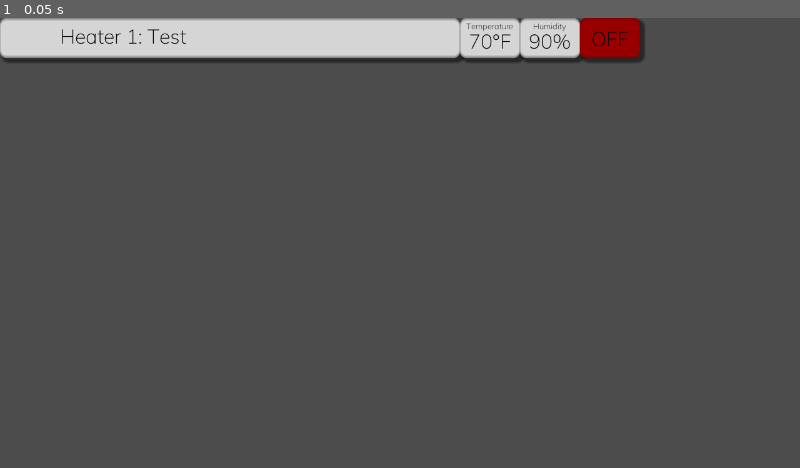
Above: before the commit, frame 1.
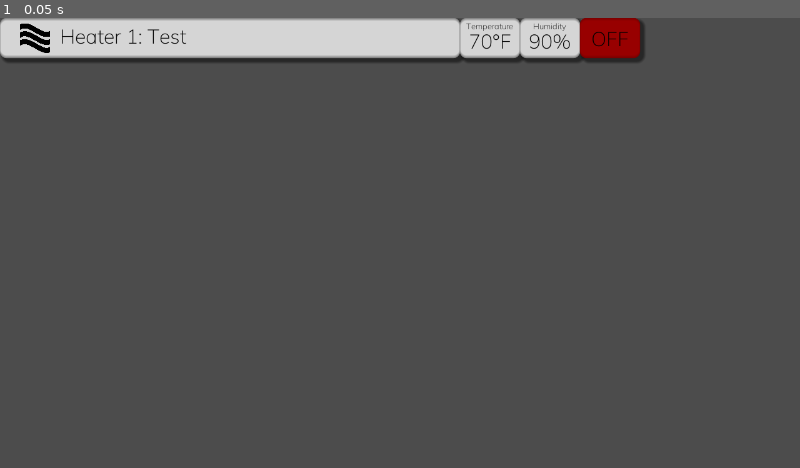
Above: after the commit, the same moment.

Repository: UltraArceus3/HackUConn-HotSidewalks
Game: Godot game, scene res://main.tscn
Same seed, same stepped clock (60 frames per second), same inputs: the game is played once before the commit and once after it. The project has no main scene, so this scene is started directly.
Inputs:
- Up to frame 1 (0.05 s): no input

The runs differ from the first frame. In frame 1, 0.1% of the frame differs, in the area x 2-7%, y 1-8%.

Commit message:
Added Heat Tab Logo

Diff:
--- /dev/null
+++ b/src/frontend/main.gd
@@ -0,0 +1,16 @@
+extends Node2D
+
+
+# Declare member variables here. Examples:
+# var a = 2
+# var b = "text"
+
+
+# Called when the node enters the scene tree for the first time.
+func _ready():
+	pass # Replace with function body.
+
+
+# Called every frame. 'delta' is the elapsed time since the previous frame.
+func _process(delta):
+	pass
--- a/src/frontend/main.tscn
+++ b/src/frontend/main.tscn
@@ -1,7 +1,9 @@
-[gd_scene load_steps=2 format=2]
+[gd_scene load_steps=3 format=2]
 
 [ext_resource path="res://src/scenes/HeaterPanel.tscn" type="PackedScene" id=1]
+[ext_resource path="res://main.gd" type="Script" id=2]
 
 [node name="main" type="Node2D"]
+script = ExtResource( 2 )
 
 [node name="HeaterPanel" parent="." instance=ExtResource( 1 )]
--- a/src/frontend/src/scenes/HeaterPanel.tscn
+++ b/src/frontend/src/scenes/HeaterPanel.tscn
@@ -1,10 +1,11 @@
-[gd_scene load_steps=8 format=2]
+[gd_scene load_steps=9 format=2]
 
 [ext_resource path="res://src/resources/HeaterPanel.tres" type="StyleBox" id=1]
 [ext_resource path="res://src/resources/Mulish-VariableFont_wght.ttf" type="DynamicFontData" id=2]
 [ext_resource path="res://src/resources/LabelFont.tres" type="DynamicFont" id=3]
 [ext_resource path="res://src/scenes/ToggPanel.gd" type="Script" id=4]
 [ext_resource path="res://src/scenes/HeaterPanel.gd" type="Script" id=5]
+[ext_resource path="res://src/resources/heat_logo.png" type="Texture" id=6]
 
 [sub_resource type="DynamicFont" id=1]
 size = 13
@@ -116,3 +117,12 @@
 custom_fonts/font = ExtResource( 3 )
 text = "OFF"
 align = 1
+
+[node name="TextureRect" type="TextureRect" parent="."]
+margin_left = 32.0
+margin_top = 8.0
+margin_right = 80.0
+margin_bottom = 56.0
+texture = ExtResource( 6 )
+expand = true
+stretch_mode = 1
Binary file added: src/frontend/src/resources/heat_logo.png
Not shown, added: src/frontend/src/resources/heat_logo.png.import
